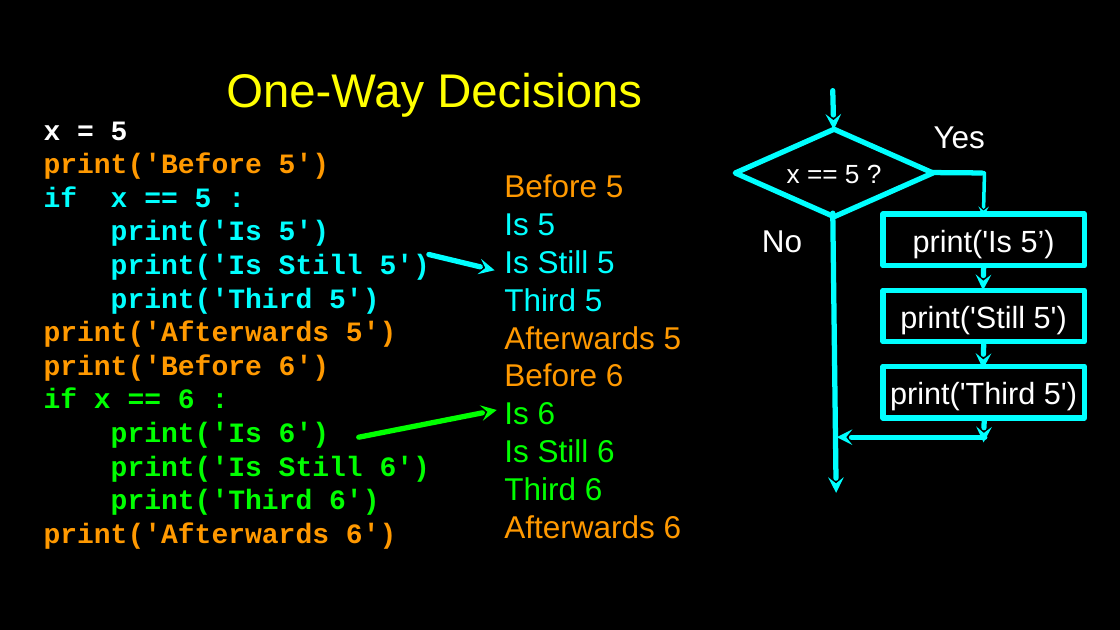
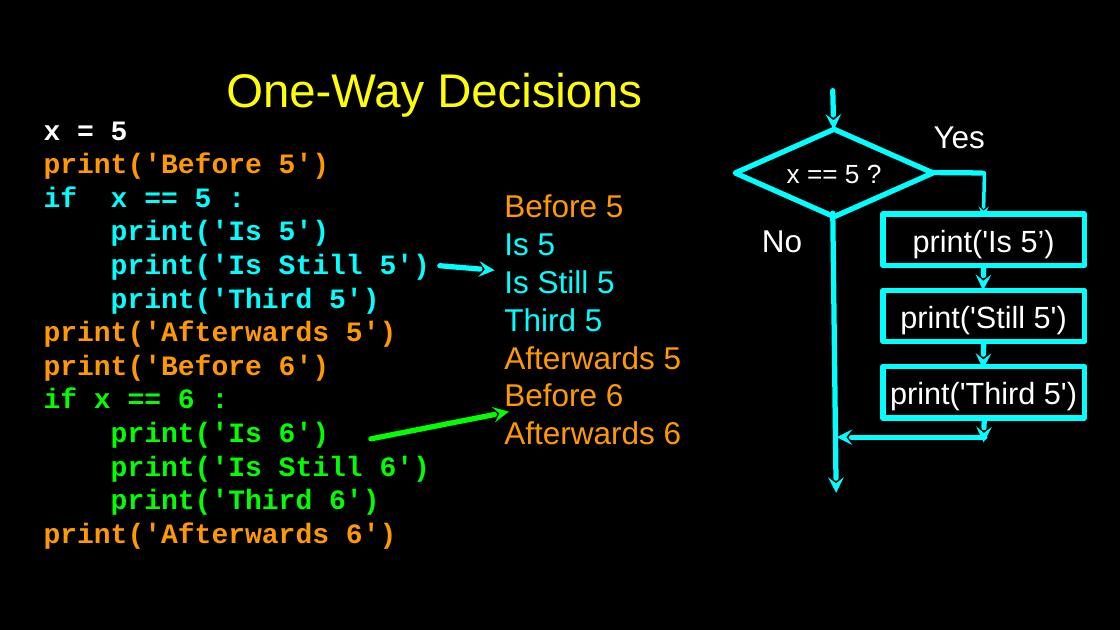
Before and after one commit to csev/py4e, a slide deck: slide 5 of lectures3/Pythonlearn-03-Conditional.pptx. Drawn at 1120x630 pixels with LibreOffice and Linux fonts; fonts in the diff are those of the drawing. Boxes give left, top, right and bottom in pixels: in the first picture for what was removed or moved away, otherwise in the second. Text is boxed around its words. In the diff, an @@ line names an element or a change of style, - is before the commit and + after.

```diff
--- a/lectures3/Pythonlearn-03-Conditional.pptx
+++ b/lectures3/Pythonlearn-03-Conditional.pptx
@@ arrow moved from (494, 270) - (429, 254) to (494, 270) - (440, 266) @@
@@ arrow moved from (497, 410) - (358, 437) to (509, 411) - (371, 439) @@
@@ text at (504,402,615,501): paragraphs removed @@
-Is 6
-Is Still 6
-Third 6
```
Also in this commit, not shown: 2 other slides changed, 1 slide added, 14 other files.
